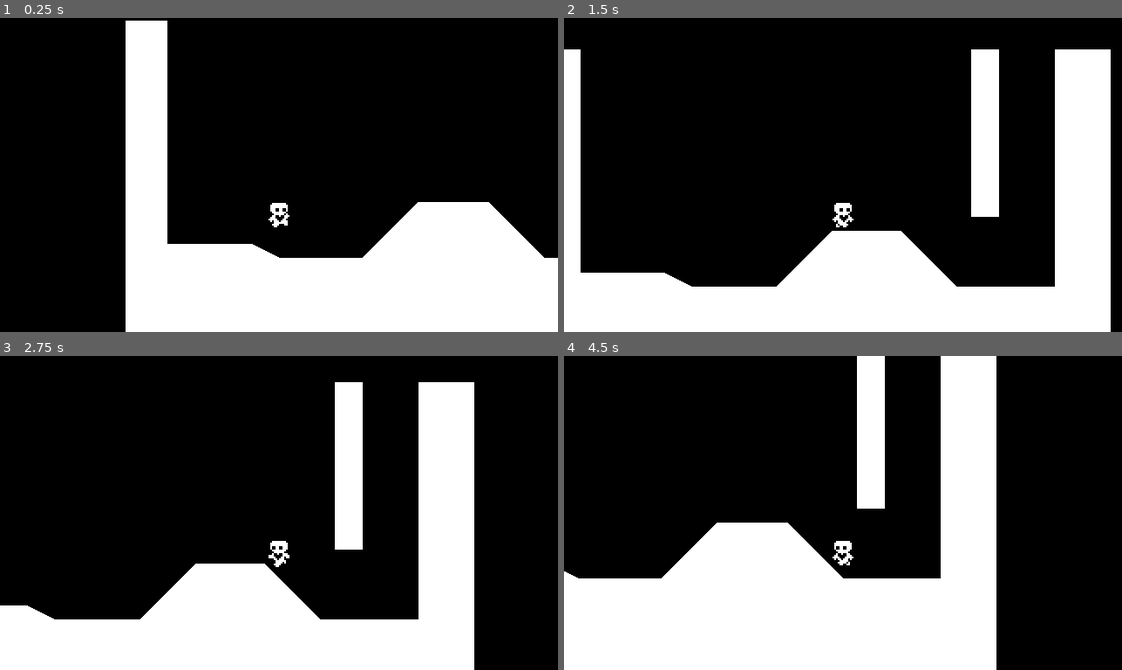
Above: before the commit, frames 1-4 (two rows, left to right).
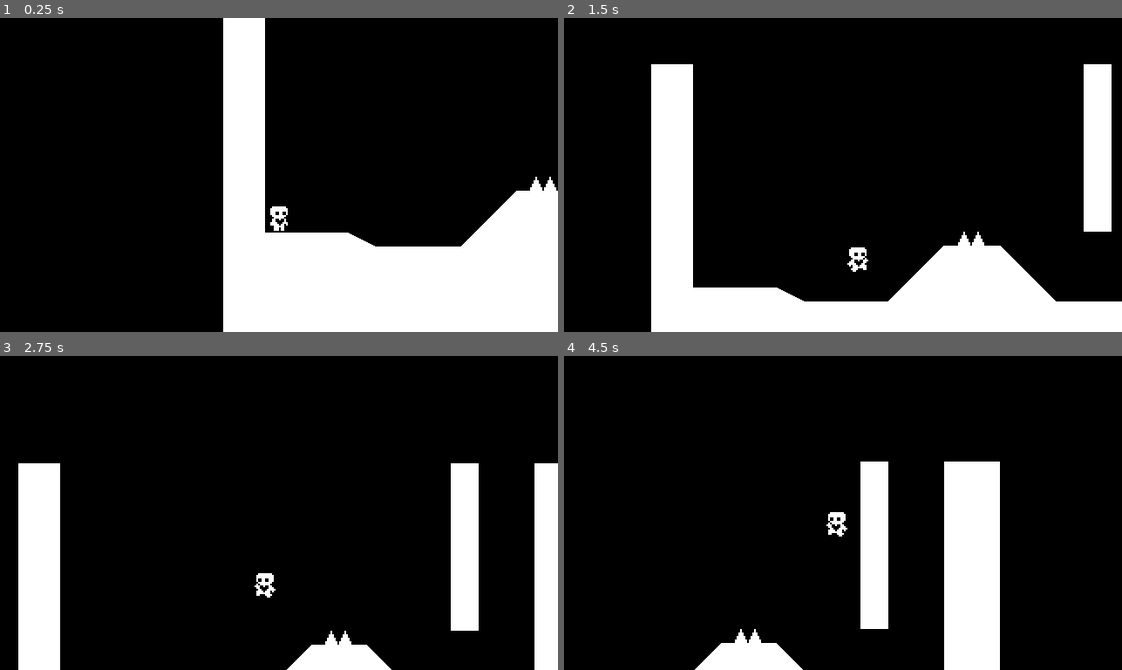
Above: after the commit, the same moments.

Repository: mubinulhaque/SimplePlatformer
Game: Godot game, scene res://world.tscn
Same seed, same stepped clock (60 frames per second), same inputs: the game is played once before the commit and once after it.
Inputs:
- Up to frame 1 (0.25 s): no input
- Up to frame 2 (1.5 s): hold Right (game_right) from 0.53 s (still down); tap Space (game_jump) at 0.6, 0.77, 1.07, 1.35 s
- Up to frame 3 (2.75 s): tap Space (game_jump) at 1.52, 1.82, 2.1 s; release Right (game_right) at 2.03 s; hold Left (game_left) from 2.03 s (still down)
- Up to frame 4 (4.5 s): release Left (game_left) at 2.78 s; hold Right (game_right) 2.78-4.28 s; tap Space (game_jump) at 2.85, 3.02, 3.32, 3.6, 3.77, 4.07, 4.35 s; hold Left (game_left) from 4.28 s (still down)

The runs differ from the first frame. In frame 1, 21% of the frame differs, in the area x 22-100%, y 0-100%; in frame 2, 25%; in frame 3, 30%, in the area x 0-100%, y 8-100%; in frame 4, 29%.

Commit message:
Added hazards
Spikes have now been added that reset the player to the starting position if touched by them. The camera now smoothly moves and the player's starting position has been moved back a bit to make resetting their position less jarring.

Diff:
--- /dev/null
+++ b/hazard.tscn
@@ -0,0 +1,5 @@
+[gd_scene format=3 uid="uid://do1cggs5ewm8w"]
+
+[node name="Hazard" type="Area2D"]
+collision_layer = 4
+collision_mask = 0
--- a/player.gd
+++ b/player.gd
@@ -1,14 +1,20 @@
 extends CharacterBody2D
 
+# If the player has collided with a hazard
+func _on_hazard_detector_area_entered(area):
+	print("Collided with hazard!")
+	global_position = starting_position
+
 @export var movement_data : PlayerMovementData
-
-@onready var sprite = $AnimatedSprite2D
-@onready var coyote_jump_timer = $CoyoteJumpTimer
 
 var can_double_jump : bool = false
 var wall_jumping : bool = false
 # Get the gravity from the project settings to be synced with RigidBody nodes
 var gravity = ProjectSettings.get_setting("physics/2d/default_gravity")
+
+@onready var sprite = $AnimatedSprite2D
+@onready var coyote_jump_timer = $CoyoteJumpTimer
+@onready var starting_position = global_position
 
 func _physics_process(delta):
 	# Add the gravity
@@ -26,43 +32,51 @@
 		wall_jumping = true
 
 	# Handle normal jumping
-	if is_on_floor(): can_double_jump = true
+	if is_on_floor():
+		can_double_jump = true
+
+	# Handle double jumping
 	if Input.is_action_just_pressed("game_jump"):
 		if (is_on_floor() or coyote_jump_timer.time_left > 0.0):
 			# If the player is on the floor or has just left the floor
 			velocity.y = movement_data.jump_velocity
-		elif can_double_jump and not wall_jumping: # If the player is mid-air and can double jump
+		elif can_double_jump and not wall_jumping:
+			# If the player is mid-air and can double jump
 			velocity.y = movement_data.jump_velocity
 			can_double_jump = false
 
 	# Get the input direction and handle the movement/deceleration
 	var horizontal_direction = Input.get_axis("game_left", "game_right")
 	if horizontal_direction: # If the player wants to move horizontally
-		if is_on_floor(): # If the player wants to move horizontally while on the ground
-			velocity.x = move_toward(velocity.x, horizontal_direction * movement_data.speed,
-					movement_data.acceleration * delta)
+		if is_on_floor():
+			# If the player wants to move horizontally while on the ground
+			velocity.x = move_toward(velocity.x, horizontal_direction
+					* movement_data.speed, movement_data.acceleration * delta)
 		else: # If the player wants to move horizontally while mid-air
-			velocity.x = move_toward(velocity.x, horizontal_direction * movement_data.speed,
-					movement_data.air_acceleration * delta)
+			velocity.x = move_toward(velocity.x, horizontal_direction
+					* movement_data.speed, movement_data.air_acceleration * delta)
 		sprite.flip_h = (horizontal_direction < 0)
 		sprite.play("run")
-	elif is_on_floor(): #Decelerate the player via friction if the player is on the floor
+	elif is_on_floor():
+		# Decelerate the player via friction if the player is on the floor
 		velocity.x = move_toward(velocity.x, 0, movement_data.friction * delta)
 		sprite.play("idle")
-	else: # Decelerate the player via air resistance if the player is mid-air
+	else:
+		# Decelerate the player via air resistance if the player is mid-air
 		velocity.x = move_toward(velocity.x, 0, movement_data.air_resistance * delta)
 		sprite.play("jump")
 
 	# Change the sprite animation to be jumping if in the air
 	# This has to be after the movement code,
 	# otherwise the "run" animation can ovveride the animation
-	if not is_on_floor(): sprite.play("jump")
+	if not is_on_floor():
+		sprite.play("jump")
 
 	# Move while accounting for Coyote Time
 	var was_on_floor = is_on_floor()
 	move_and_slide()
 	var just_left_ground = was_on_floor and not is_on_floor() and velocity.y >= 0
-	if just_left_ground: # Has the player just left the ground and now falling
+	if just_left_ground: # If the player just left the ground and now falling
 		coyote_jump_timer.start()
 
 	wall_jumping = false
--- a/player.tscn
+++ b/player.tscn
@@ -81,7 +81,12 @@
 [sub_resource type="RectangleShape2D" id="RectangleShape2D_qijer"]
 size = Vector2(10, 16)
 
+[sub_resource type="RectangleShape2D" id="RectangleShape2D_pve8n"]
+size = Vector2(8, 14)
+
 [node name="Player" type="CharacterBody2D"]
+collision_layer = 2
+collision_mask = 5
 floor_snap_length = 3.0
 script = ExtResource("1_ix58f")
 movement_data = ExtResource("2_fdtvf")
@@ -102,3 +107,15 @@
 
 [node name="Camera2D" type="Camera2D" parent="."]
 position = Vector2(0, -32)
+position_smoothing_enabled = true
+position_smoothing_speed = 10.0
+
+[node name="HazardDetector" type="Area2D" parent="."]
+collision_layer = 0
+collision_mask = 4
+
+[node name="HazardCollider" type="CollisionShape2D" parent="HazardDetector"]
+position = Vector2(0, -8)
+shape = SubResource("RectangleShape2D_pve8n")
+
+[connection signal="area_entered" from="HazardDetector" to="." method="_on_hazard_detector_area_entered"]
--- a/project.godot
+++ b/project.godot
@@ -82,6 +82,12 @@
 ]
 }
 
+[layer_names]
+
+2d_physics/layer_1="World"
+2d_physics/layer_2="Player"
+2d_physics/layer_3="Hazards"
+
 [rendering]
 
 textures/canvas_textures/default_texture_filter=0
--- /dev/null
+++ b/spikes.tscn
@@ -0,0 +1,19 @@
+[gd_scene load_steps=3 format=3 uid="uid://3i8er1tbm1p0"]
+
+[ext_resource type="Texture2D" uid="uid://c4wx15q3b5jox" path="res://spikes.png" id="1_n2bbg"]
+[ext_resource type="PackedScene" uid="uid://do1cggs5ewm8w" path="res://hazard.tscn" id="2_ehjlx"]
+
+[node name="Spikes" type="Node2D"]
+
+[node name="Sprite2D" type="Sprite2D" parent="."]
+position = Vector2(8, -8)
+texture = ExtResource("1_n2bbg")
+
+[node name="Hazard" parent="." instance=ExtResource("2_ehjlx")]
+
+[node name="FirstCollider" type="CollisionPolygon2D" parent="Hazard"]
+polygon = PackedVector2Array(0, 0, 3, -6, 4, -6, 7, 0)
+
+[node name="SecondCollider" type="CollisionPolygon2D" parent="Hazard"]
+position = Vector2(8, 0)
+polygon = PackedVector2Array(0, 0, 3, -6, 4, -6, 7, 0)
--- a/world.tscn
+++ b/world.tscn
@@ -1,7 +1,8 @@
-[gd_scene load_steps=4 format=3 uid="uid://bunq4vnyh8fvg"]
+[gd_scene load_steps=5 format=3 uid="uid://bunq4vnyh8fvg"]
 
 [ext_resource type="Script" path="res://world.gd" id="1_irqg8"]
 [ext_resource type="PackedScene" uid="uid://csn1vguhf6mvw" path="res://player.tscn" id="2_1sbfj"]
+[ext_resource type="PackedScene" uid="uid://3i8er1tbm1p0" path="res://spikes.tscn" id="3_2cbod"]
 
 [sub_resource type="RectangleShape2D" id="RectangleShape2D_yibyn"]
 size = Vector2(16, 96)
@@ -10,17 +11,19 @@
 script = ExtResource("1_irqg8")
 
 [node name="StaticBody2D" type="StaticBody2D" parent="."]
+collision_mask = 0
 
 [node name="CollisionPolygon2D" type="CollisionPolygon2D" parent="StaticBody2D"]
-polygon = PackedVector2Array(16, 0, 16, 128, 64, 128, 80, 136, 128, 136, 160, 104, 200, 104, 232, 136, 264, 136, 288, 136, 288, 0, 320, 0, 320, 192, -8, 192, -8, 0)
+polygon = PackedVector2Array(16, 0, 16, 128, 64, 128, 80, 136, 128, 136, 160, 104, 192, 104, 224, 136, 264, 136, 288, 136, 288, 0, 320, 0, 320, 192, -8, 192, -8, 0)
 
 [node name="Polygon2D" type="Polygon2D" parent="StaticBody2D/CollisionPolygon2D"]
 
 [node name="Player" parent="." instance=ExtResource("2_1sbfj")]
-position = Vector2(80, 88)
+position = Vector2(24, 120)
 
 [node name="StaticBody2D2" type="StaticBody2D" parent="."]
 position = Vector2(240, 96)
+collision_mask = 0
 
 [node name="CollisionShape2D" type="CollisionShape2D" parent="StaticBody2D2"]
 position = Vector2(8, -48)
@@ -29,3 +32,9 @@
 [node name="ColorRect" type="ColorRect" parent="StaticBody2D2"]
 offset_top = -96.0
 offset_right = 16.0
+
+[node name="Spikes" parent="." instance=ExtResource("3_2cbod")]
+position = Vector2(168, 104)
+
+[node name="Spikes2" parent="." instance=ExtResource("3_2cbod")]
+position = Vector2(272, 136)
Not shown: 1 places in player.tscn that only renumber resources
Binary file added: spikes.png
Not shown, added: spikes.png.import
